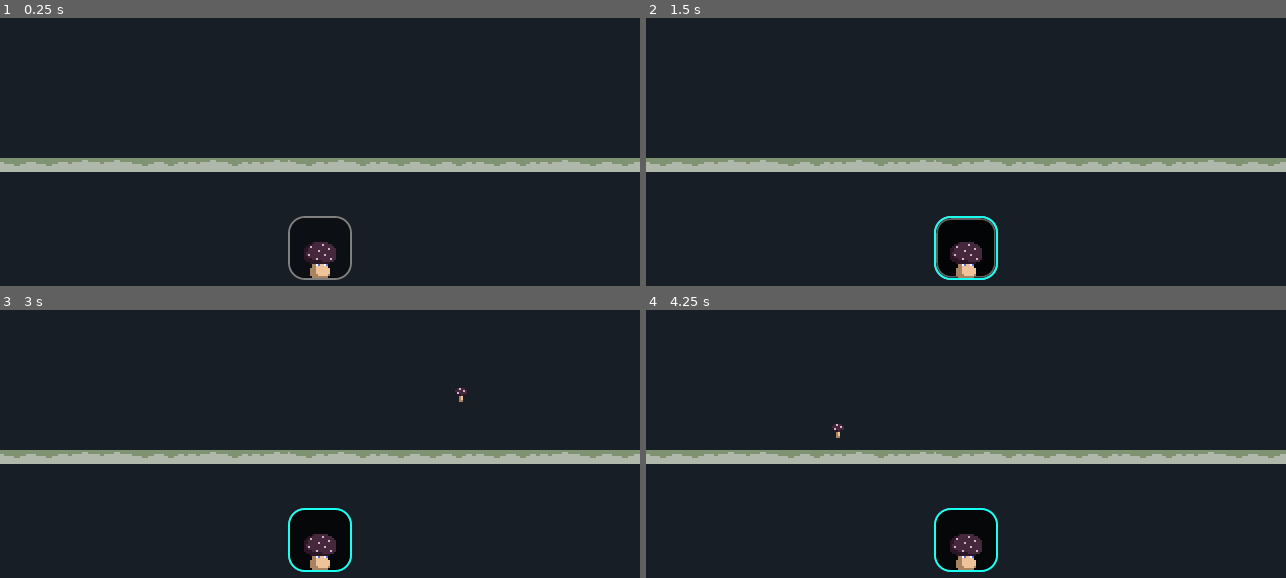
Above: before the commit, frames 1-4 (two rows, left to right).
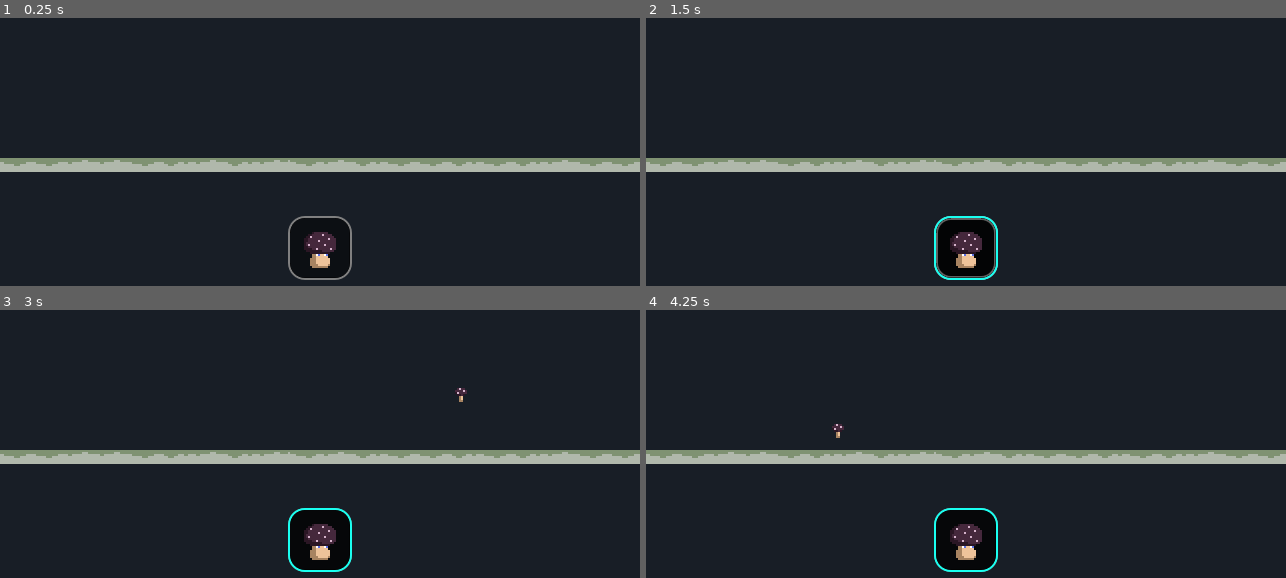
Above: after the commit, the same moments.

Repository: Ieida/godot-wild-jam-79
Game: Godot game, scene res://game/game.tscn
The game is run twice, just before and just after one commit, with the same random seed, the same clock (stepped at 60 frames per second) and the same inputs. The engine's default icon, where the game draws it, is replaced by a stand-in: a white triangle on a blue panel in a dark square.
Inputs (mouse positions are in pixels of both pictures, inside the frame that each line leads up to):
- Up to frame 1 (0.25 s): no input
- Up to frame 2 (1.5 s): click (966, 248) at 0.5 s; click (966, 248) at 1.25 s
- Up to frame 3 (3 s): click (320, 540) at 2 s; tap Enter at 2.75 s; move the mouse to (460, 382) at 2.77 s
- Up to frame 4 (4.25 s): tap Space at 3.5 s; move the mouse to (838, 417) at 3.52 s

The runs differ from the first frame. In frame 1, 0.6% of the frame differs, in the area x 47-53%, y 79-98%; in frame 2, 0.6%; in frame 3, 0.6%; in frame 4, 0.6%.

Commit message:
plant growth

Diff:
--- a/elements/plant/plant.gd
+++ b/elements/plant/plant.gd
@@ -2,11 +2,15 @@
 
 
 @onready var collider: StaticBody2D = $Collider
+@onready var sprite: AnimatedSprite2D = $AnimatedSprite2D
+## How much time for the plant to age 1 year
+@export var age_speed: float = 1.0
 var age: float
+var planted: bool
 
 
 func _physics_process(delta: float) -> void:
-	age += delta
+	if planted: age += (1.0 / age_speed) * delta
 
 
 func _ready() -> void:
@@ -33,3 +37,4 @@
 	pos.y -= 10.0
 	global_position = pos
 	collider.process_mode = Node.PROCESS_MODE_INHERIT
+	planted = true
--- a/elements/plant/plant.tscn
+++ b/elements/plant/plant.tscn
@@ -1,6 +1,7 @@
-[gd_scene load_steps=3 format=3 uid="uid://dr3av80rwwqwb"]
+[gd_scene load_steps=4 format=3 uid="uid://dr3av80rwwqwb"]
 
 [ext_resource type="Script" uid="uid://du1oddbbp34tp" path="res://elements/plant/plant.gd" id="1_3x88q"]
+[ext_resource type="Script" uid="uid://cuexb3fcahtnx" path="res://elements/state_machine.gd" id="2_abyum"]
 
 [sub_resource type="RectangleShape2D" id="RectangleShape2D_abyum"]
 
@@ -14,3 +15,7 @@
 [node name="CollisionShape2D" type="CollisionShape2D" parent="Collider"]
 
 [node name="AnimatedSprite2D" type="AnimatedSprite2D" parent="."]
+
+[node name="StateMachine" type="Node" parent="."]
+script = ExtResource("2_abyum")
+metadata/_custom_type_script = "uid://cuexb3fcahtnx"
--- a/elements/player/player.tscn
+++ b/elements/player/player.tscn
@@ -96,6 +96,8 @@
 
 [node name="TextureRect" parent="UI/MarginContainer/PlantSlots/UISlot" index="0"]
 texture_filter = 1
+offset_top = -74.0
+offset_bottom = 54.0
 scale = Vector2(0.5, 0.5)
 texture = SubResource("AtlasTexture_h2kxm")
 
--- /dev/null
+++ b/elements/state.gd
@@ -0,0 +1,24 @@
+class_name State extends Node
+
+
+const NULL_STATE := &"null"
+
+
+@export var reactivate: bool
+var active: bool
+var machine: StateMachine
+
+
+func enter():
+	pass
+
+
+func exit():
+	pass
+
+
+func set_active(actv: bool):
+	var was_active := active
+	active = actv
+	if active: enter()
+	elif was_active: exit()
--- /dev/null
+++ b/elements/state_machine.gd
@@ -0,0 +1,39 @@
+class_name StateMachine extends State
+
+
+@onready var states: Dictionary[StringName, State]
+var active_state: StringName = NULL_STATE
+
+
+func _ready() -> void:
+	for ci in get_child_count():
+		var c = get_child(ci)
+		if c is State:
+			states[c.name] = c
+			c.machine = self
+
+
+func activate_state(state_name: StringName):
+	if not states.has(state_name): return
+
+	var state := states[state_name]
+	if active_state != NULL_STATE:
+		var actv_state := states[active_state]
+		if state_name == active_state:
+			if actv_state.reactivate:
+				actv_state.set_active(true)
+		else:
+			actv_state.set_active(false)
+			active_state = state_name
+			state.set_active(true)
+	else:
+		active_state = state_name
+		state.set_active(true)
+
+
+func deactivate_state():
+	if active_state == NULL_STATE: return
+
+	var state := states[active_state]
+	state.set_active(false)
+	active_state = NULL_STATE
--- a/plants/mushroom/mushroom.tscn
+++ b/plants/mushroom/mushroom.tscn
@@ -150,8 +150,33 @@
 "speed": 14.0
 }]
 
+[sub_resource type="GDScript" id="GDScript_joivf"]
+resource_name = "idle"
+script/source = "extends State
+
+
+@export var max_age: float
+@onready var plant: Plant = $\"../..\"
+
+
+func _physics_process(_delta: float) -> void:
+	if not active and should_enter():
+		machine.activate_state(name)
+
+	var age = minf(max_age, plant.age)
+	# Play animation based on age
+	var anim_name = &\"age_%s\" % (floori(age) + 1)
+	plant.sprite.play(anim_name)
+
+
+func should_enter() -> bool:
+	if machine.active_state == NULL_STATE: return true
+	return false
+"
+
 [node name="Mushroom" instance=ExtResource("1_joivf")]
 target_position = Vector2(0, 0)
+age_speed = 10.0
 
 [node name="CollisionShape2D" parent="Collider" index="0"]
 shape = SubResource("RectangleShape2D_joivf")
@@ -162,3 +187,8 @@
 animation = &"attack"
 autoplay = "age_1"
 offset = Vector2(32, -5)
+
+[node name="idle" type="Node" parent="StateMachine" index="0"]
+script = SubResource("GDScript_joivf")
+max_age = 3.0
+metadata/_custom_type_script = "uid://byfntbxlic2sm"
Not shown, added: elements/state.gd.uid
Not shown, added: elements/state_machine.gd.uid
Not shown: 1 places in plants/mushroom/mushroom.tscn that only renumber resources
